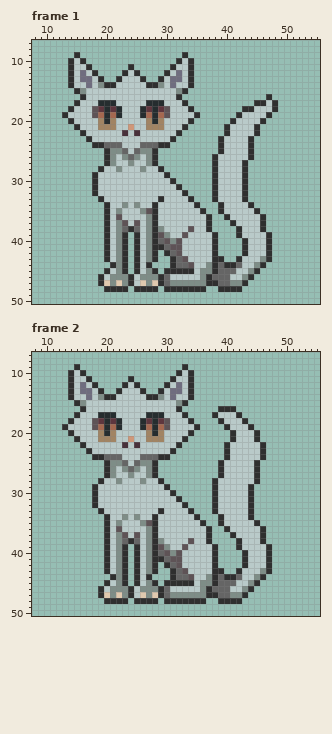
Edited in one commit: pixel-art file (Nemefish/Assets/Art/FOHI_SPRITES/FOHI_NEUTRAL_SITTING.aseprite). The first picture shows the starting point.
64x64 pixels, 39 frames. Shown: frame 1: x 8..55, y 7..50; frame 2: x 8..55, y 7..50. The commit also changed other frames, which this record leaves out.
After:
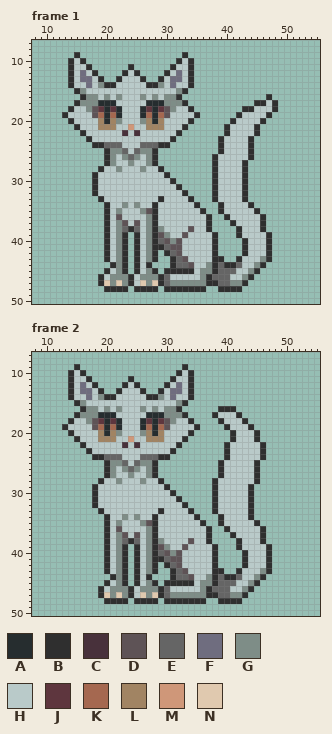
Palette (. is transparent): A #262d2f  B #2f2f2f  C #48313b  D #5e5356  E #656565  F #6f6d7f  G #7e8d87  H #b9cac9  J #5e363e  K #a56850  L #a18463  M #cf9779  N #e0c9af
Changes in this commit:
Frame 1:
y 16: x 17..18 HH -> GG; x 20 H -> G; x 22 H -> G; x 26 H -> G; x 28 H -> G; x 30..31 HH -> GG
y 17: x 16..18 HHH -> GGG; x 30..32 HHH -> GGG
y 18: x 17 H -> G; x 31 H -> G
y 20: x 22 H -> G; x 26 H -> G
Frame 2: the same change as frame 1
Where, in picture pixels (left, top, right, bottom), the same in both pictures:
changed: (80, 94, 122, 124)
changed: (140, 94, 182, 124)
changed: (80, 406, 122, 436)
changed: (140, 406, 182, 436)
